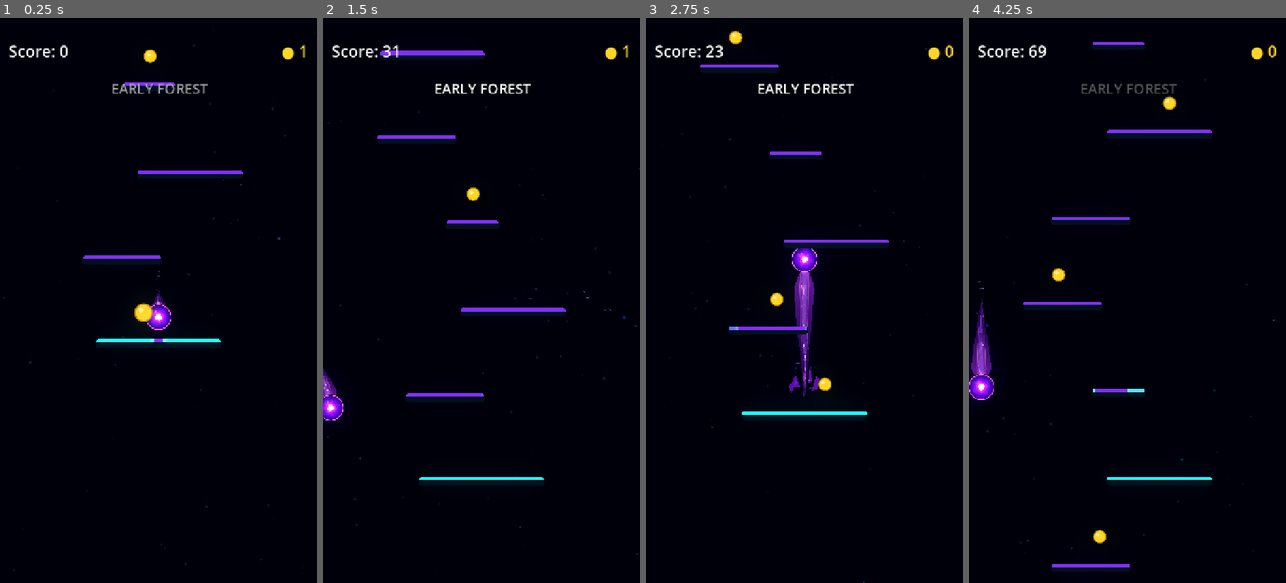
Above: before the commit, frames 1-4 (left to right).
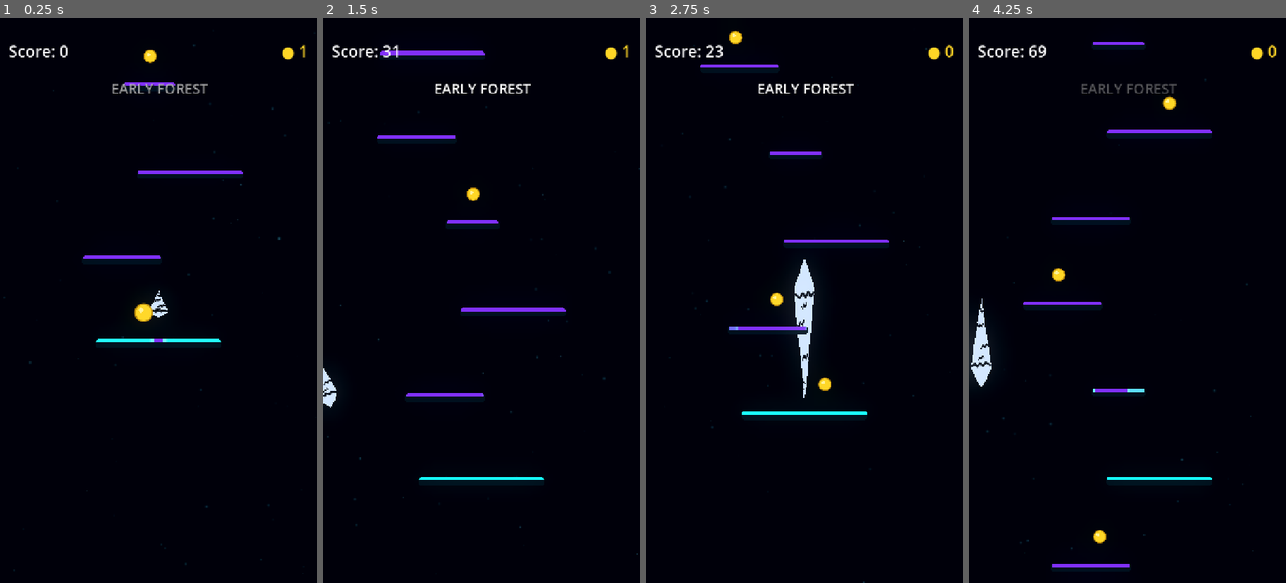
Above: after the commit, the same moments.

Repository: Kryodo/TowerJump
Game: Godot game, scene res://scenes/main.tscn
Same seed, same stepped clock (60 frames per second), same inputs: the game is played once before the commit and once after it.
Inputs (mouse positions are in pixels of both pictures, inside the frame that each line leads up to):
- Up to frame 1 (0.25 s): no input
- Up to frame 2 (1.5 s): move the mouse to (551, 272) at 0.52 s; hold Right (ui_right) 0.53-1.25 s; click (551, 272) at 0.67 s; drag from (418, 328) to (471, 193) at 1.27 s
- Up to frame 3 (2.75 s): click "Nochmal spielen" at 2 s
- Up to frame 4 (4.25 s): move the mouse to (1159, 176) at 2.77 s; hold Right (ui_right) 2.78-3.5 s; drag from (1111, 413) to (1057, 215) at 3.52 s

The runs differ from the first frame. In frame 1, 0.3% of the frame differs, in the area x 46-55%, y 44-56%; in frame 2, 0.4%; in frame 3, 1.2%, in the area x 45-55%, y 40-68%; in frame 4, 0.9%.

Commit message:
Isolate aura alpha-cutout diagnostic test

Diff:
--- a/scenes/ball.tscn
+++ b/scenes/ball.tscn
@@ -183,6 +183,7 @@
 z_index = -1
 script = ExtResource("2_4dx81")
 visual_palette = 1
+aura_mask_diagnostic_mode = true
 
 [node name="UnifiedCometShape" type="Polygon2D" parent="TrailVisual" unique_id=1770062203]
 material = SubResource("ShaderMaterial_unified_comet")
--- a/scenes/ball_trail_energy.gdshader
+++ b/scenes/ball_trail_energy.gdshader
@@ -4,11 +4,107 @@
 uniform float energy_strength : hint_range(0.0, 3.0) = 1.35;
 uniform float filament_strength : hint_range(0.0, 4.0) = 1.7;
 uniform int palette_mode = 0;
-uniform float shedding_amount = 1.0;
-
-float hash_cell(vec2 p) {
-	return fract(sin(dot(p, vec2(127.1, 311.7))) * 43758.5453123);
-}
+uniform float trail_progress_start = 0.0;
+uniform float trail_progress_scale = 1.0;
+uniform float crack_along_scale = 1.0;
+uniform float crack_width_scale = 1.0;
+
+float crack_segment_distance(vec2 uv, vec2 start_uv, vec2 end_uv) {
+	float scale = max(crack_along_scale, 1.0);
+	vec2 p = vec2(uv.x * scale, uv.y);
+	vec2 a = vec2(start_uv.x * scale, start_uv.y);
+	vec2 b = vec2(end_uv.x * scale, end_uv.y);
+	vec2 pa = p - a;
+	vec2 ba = b - a;
+	float h = clamp(dot(pa, ba) / max(dot(ba, ba), 0.000001), 0.0, 1.0);
+	return length(pa - ba * h);
+}
+
+float crack_keep(vec2 uv) {
+	// One long, broad, heavily angled fracture reaching almost edge-to-edge.
+	float long_crack = min(
+		min(
+			min(
+				crack_segment_distance(uv, vec2(0.220, 0.025), vec2(0.247, 0.160)),
+				crack_segment_distance(uv, vec2(0.247, 0.160), vec2(0.216, 0.300))
+			),
+			min(
+				crack_segment_distance(uv, vec2(0.216, 0.300), vec2(0.253, 0.435)),
+				crack_segment_distance(uv, vec2(0.253, 0.435), vec2(0.226, 0.580))
+			)
+		),
+		min(
+			crack_segment_distance(uv, vec2(0.226, 0.580), vec2(0.258, 0.735)),
+			crack_segment_distance(uv, vec2(0.258, 0.735), vec2(0.236, 0.945))
+		)
+	);
+	float cut_long = 1.0 - smoothstep(0.020 * crack_width_scale, 0.043 * crack_width_scale, long_crack);
+
+	// A separate hooked split starts well inside the trail and runs out to one edge.
+	float side_crack = min(
+		min(
+			crack_segment_distance(uv, vec2(0.408, 0.505), vec2(0.440, 0.625)),
+			crack_segment_distance(uv, vec2(0.440, 0.625), vec2(0.416, 0.750))
+		),
+		min(
+			crack_segment_distance(uv, vec2(0.416, 0.750), vec2(0.453, 0.865)),
+			crack_segment_distance(uv, vec2(0.453, 0.865), vec2(0.434, 0.985))
+		)
+	);
+	float cut_side = 1.0 - smoothstep(0.014 * crack_width_scale, 0.032 * crack_width_scale, side_crack);
+
+	// This one starts at the opposite edge and travels through most of the body.
+	float cross_crack = min(
+		min(
+			min(
+				crack_segment_distance(uv, vec2(0.664, 0.025), vec2(0.632, 0.155)),
+				crack_segment_distance(uv, vec2(0.632, 0.155), vec2(0.666, 0.285))
+			),
+			min(
+				crack_segment_distance(uv, vec2(0.666, 0.285), vec2(0.636, 0.400)),
+				crack_segment_distance(uv, vec2(0.636, 0.400), vec2(0.660, 0.525))
+			)
+		),
+		min(
+			crack_segment_distance(uv, vec2(0.660, 0.525), vec2(0.640, 0.635)),
+			crack_segment_distance(uv, vec2(0.640, 0.635), vec2(0.671, 0.755))
+		)
+	);
+	float cut_cross = 1.0 - smoothstep(0.017 * crack_width_scale, 0.037 * crack_width_scale, cross_crack);
+
+	// Shorter, narrower, irregular fracture near the lower body.
+	float lower_crack = min(
+		min(
+			crack_segment_distance(uv, vec2(0.827, 0.265), vec2(0.800, 0.395)),
+			crack_segment_distance(uv, vec2(0.800, 0.395), vec2(0.836, 0.520))
+		),
+		min(
+			crack_segment_distance(uv, vec2(0.836, 0.520), vec2(0.793, 0.665)),
+			min(
+				crack_segment_distance(uv, vec2(0.793, 0.665), vec2(0.822, 0.795)),
+				crack_segment_distance(uv, vec2(0.822, 0.795), vec2(0.798, 0.935))
+			)
+		)
+	);
+	float cut_lower = 1.0 - smoothstep(0.013 * crack_width_scale, 0.029 * crack_width_scale, lower_crack);
+
+	// A small branching spur makes the pattern feel fractured, not repeated.
+	float branch_crack = min(
+		min(
+			crack_segment_distance(uv, vec2(0.286, 0.365), vec2(0.318, 0.430)),
+			crack_segment_distance(uv, vec2(0.318, 0.430), vec2(0.297, 0.505))
+		),
+		min(
+			crack_segment_distance(uv, vec2(0.297, 0.505), vec2(0.330, 0.568)),
+			crack_segment_distance(uv, vec2(0.330, 0.568), vec2(0.315, 0.632))
+		)
+	);
+	float cut_branch = 1.0 - smoothstep(0.010 * crack_width_scale, 0.023 * crack_width_scale, branch_crack);
+
+	float cut = max(max(cut_long, cut_side), max(max(cut_cross, cut_lower), cut_branch));
+	return 1.0 - cut;
+}
+
 
 
 
@@ -70,51 +166,10 @@
 }
 
 
-// Match the unified skin's stable shard cells so the energy breaks in the
-// same places as the translucent body instead of shining through its gaps.
-float shedding_pattern(vec2 uv)
-{
-	vec2 p = vec2(uv.x * 10.5, uv.y * 3.0);
-	vec2 base_cell = floor(p);
-	vec2 local_pos = fract(p);
-	float nearest_distance = 10.0;
-	float second_distance = 10.0;
-	vec2 nearest_cell = base_cell;
-
-	for (int y = -1; y <= 1; y++) {
-		for (int x = -1; x <= 1; x++) {
-			vec2 neighbor = vec2(float(x), float(y));
-			vec2 cell_id = base_cell + neighbor;
-			vec2 jitter = vec2(
-				hash_cell(cell_id + vec2(2.71, 8.13)),
-				hash_cell(cell_id + vec2(17.23, 4.21))
-			);
-			vec2 site = neighbor + vec2(0.20) + jitter * 0.60;
-			float site_distance = length(local_pos - site);
-			if (site_distance < nearest_distance) {
-				second_distance = nearest_distance;
-				nearest_distance = site_distance;
-				nearest_cell = cell_id;
-			} else if (site_distance < second_distance) {
-				second_distance = site_distance;
-			}
-		}
-	}
-
-	float border_distance = max(second_distance - nearest_distance, 0.0);
-	float shard_interior = smoothstep(0.018, 0.072, border_distance);
-	float shard_kept = 1.0 - smoothstep(
-		0.40,
-		0.70,
-		hash_cell(nearest_cell + vec2(7.7, 19.3))
-	);
-	return shard_interior * shard_kept;
-}
-
-
 void fragment()
 {
 	vec2 uv = UV;
+	uv.x = clamp(trail_progress_start + uv.x * trail_progress_scale, 0.0, 1.0);
 
 	float time = TIME * flow_speed;
 
@@ -241,11 +296,6 @@
 		0.78 + 0.22 * sin(uv.x * 25.0 - time * 1.7 + sin(uv.x * 8.0 + time * 0.4));
 	float edge_strength = edge_ridge * edge_waver * trail_fade;
 	energy = max(energy, edge_strength * 0.42);
-
-	// Break the inner energy in the same stable cells as the translucent skin.
-	// The near-orb channel stays whole; more pieces are missing farther back.
-	float fracture_progress = smoothstep(0.36, 0.78, uv.x) * shedding_amount;
-	energy *= mix(1.0, shedding_pattern(uv), fracture_progress);
 
 
 	// Palette-matched energy stream: saturated blue or rich violet.
@@ -277,8 +327,9 @@
 	// Additive HDR accents stay subtle at rest but connect to the orb's bright rim.
 	final_color += edge_color * edge_strength * 0.43;
 
+	float crack_visibility = crack_keep(UV);
 	COLOR = vec4(
 		final_color,
-		energy
-	);
-}
+		energy * crack_visibility
+	);
+}
--- a/scenes/trail_aura_shedding.gdshader
+++ b/scenes/trail_aura_shedding.gdshader
@@ -1,55 +1,116 @@
 shader_type canvas_item;
 
-uniform float shedding_amount = 1.0;
+uniform float crack_along_scale = 1.0;
+uniform float crack_width_scale = 1.8;
+uniform bool diagnostic_mode = false;
 
-float hash_cell(vec2 p) {
-	return fract(sin(dot(p, vec2(127.1, 311.7))) * 43758.5453123);
+float crack_segment_distance(vec2 uv, vec2 start_uv, vec2 end_uv) {
+	float scale = max(crack_along_scale, 1.0);
+	vec2 p = vec2(uv.x * scale, uv.y);
+	vec2 a = vec2(start_uv.x * scale, start_uv.y);
+	vec2 b = vec2(end_uv.x * scale, end_uv.y);
+	vec2 pa = p - a;
+	vec2 ba = b - a;
+	float h = clamp(dot(pa, ba) / max(dot(ba, ba), 0.000001), 0.0, 1.0);
+	return length(pa - ba * h);
 }
 
-// Shared stable fracture pattern: the aura opens at the same irregular cells
-// as the unified skin and energy stream instead of painting over their gaps.
-float shedding_pattern(vec2 uv) {
-	vec2 p = vec2(uv.x * 10.5, uv.y * 3.0);
-	vec2 base_cell = floor(p);
-	vec2 local_pos = fract(p);
-	float nearest_distance = 10.0;
-	float second_distance = 10.0;
-	vec2 nearest_cell = base_cell;
+float crack_keep(vec2 uv) {
+	// One long, broad, heavily angled fracture reaching almost edge-to-edge.
+	float long_crack = min(
+		min(
+			min(
+				crack_segment_distance(uv, vec2(0.220, 0.025), vec2(0.247, 0.160)),
+				crack_segment_distance(uv, vec2(0.247, 0.160), vec2(0.216, 0.300))
+			),
+			min(
+				crack_segment_distance(uv, vec2(0.216, 0.300), vec2(0.253, 0.435)),
+				crack_segment_distance(uv, vec2(0.253, 0.435), vec2(0.226, 0.580))
+			)
+		),
+		min(
+			crack_segment_distance(uv, vec2(0.226, 0.580), vec2(0.258, 0.735)),
+			crack_segment_distance(uv, vec2(0.258, 0.735), vec2(0.236, 0.945))
+		)
+	);
+	float cut_long = 1.0 - smoothstep(0.020 * crack_width_scale, 0.043 * crack_width_scale, long_crack);
 
-	for (int y = -1; y <= 1; y++) {
-		for (int x = -1; x <= 1; x++) {
-			vec2 neighbor = vec2(float(x), float(y));
-			vec2 cell_id = base_cell + neighbor;
-			vec2 jitter = vec2(
-				hash_cell(cell_id + vec2(2.71, 8.13)),
-				hash_cell(cell_id + vec2(17.23, 4.21))
-			);
-			vec2 site = neighbor + vec2(0.20) + jitter * 0.60;
-			float site_distance = length(local_pos - site);
-			if (site_distance < nearest_distance) {
-				second_distance = nearest_distance;
-				nearest_distance = site_distance;
-				nearest_cell = cell_id;
-			} else if (site_distance < second_distance) {
-				second_distance = site_distance;
-			}
-		}
-	}
+	// A separate hooked split starts well inside the trail and runs out to one edge.
+	float side_crack = min(
+		min(
+			crack_segment_distance(uv, vec2(0.408, 0.505), vec2(0.440, 0.625)),
+			crack_segment_distance(uv, vec2(0.440, 0.625), vec2(0.416, 0.750))
+		),
+		min(
+			crack_segment_distance(uv, vec2(0.416, 0.750), vec2(0.453, 0.865)),
+			crack_segment_distance(uv, vec2(0.453, 0.865), vec2(0.434, 0.985))
+		)
+	);
+	float cut_side = 1.0 - smoothstep(0.014 * crack_width_scale, 0.032 * crack_width_scale, side_crack);
 
-	float border_distance = max(second_distance - nearest_distance, 0.0);
-	float shard_interior = smoothstep(0.018, 0.072, border_distance);
-	float shard_kept = 1.0 - smoothstep(
-		0.40,
-		0.70,
-		hash_cell(nearest_cell + vec2(7.7, 19.3))
+	// This one starts at the opposite edge and travels through most of the body.
+	float cross_crack = min(
+		min(
+			min(
+				crack_segment_distance(uv, vec2(0.664, 0.025), vec2(0.632, 0.155)),
+				crack_segment_distance(uv, vec2(0.632, 0.155), vec2(0.666, 0.285))
+			),
+			min(
+				crack_segment_distance(uv, vec2(0.666, 0.285), vec2(0.636, 0.400)),
+				crack_segment_distance(uv, vec2(0.636, 0.400), vec2(0.660, 0.525))
+			)
+		),
+		min(
+			crack_segment_distance(uv, vec2(0.660, 0.525), vec2(0.640, 0.635)),
+			crack_segment_distance(uv, vec2(0.640, 0.635), vec2(0.671, 0.755))
+		)
 	);
-	return shard_interior * shard_kept;
+	float cut_cross = 1.0 - smoothstep(0.017 * crack_width_scale, 0.037 * crack_width_scale, cross_crack);
+
+	// Shorter, narrower, irregular fracture near the lower body.
+	float lower_crack = min(
+		min(
+			crack_segment_distance(uv, vec2(0.827, 0.265), vec2(0.800, 0.395)),
+			crack_segment_distance(uv, vec2(0.800, 0.395), vec2(0.836, 0.520))
+		),
+		min(
+			crack_segment_distance(uv, vec2(0.836, 0.520), vec2(0.793, 0.665)),
+			min(
+				crack_segment_distance(uv, vec2(0.793, 0.665), vec2(0.822, 0.795)),
+				crack_segment_distance(uv, vec2(0.822, 0.795), vec2(0.798, 0.935))
+			)
+		)
+	);
+	float cut_lower = 1.0 - smoothstep(0.013 * crack_width_scale, 0.029 * crack_width_scale, lower_crack);
+
+	// A small branching spur makes the pattern feel fractured, not repeated.
+	float branch_crack = min(
+		min(
+			crack_segment_distance(uv, vec2(0.286, 0.365), vec2(0.318, 0.430)),
+			crack_segment_distance(uv, vec2(0.318, 0.430), vec2(0.297, 0.505))
+		),
+		min(
+			crack_segment_distance(uv, vec2(0.297, 0.505), vec2(0.330, 0.568)),
+			crack_segment_distance(uv, vec2(0.330, 0.568), vec2(0.315, 0.632))
+		)
+	);
+	float cut_branch = 1.0 - smoothstep(0.010 * crack_width_scale, 0.023 * crack_width_scale, branch_crack);
+
+	float cut = max(max(cut_long, cut_side), max(max(cut_cross, cut_lower), cut_branch));
+	return 1.0 - cut;
 }
 
+
 void fragment() {
-	vec4 aura_color = COLOR;
-	float along = clamp(UV.x, 0.0, 1.0);
-	float fracture_progress = smoothstep(0.36, 0.78, along) * shedding_amount;
-	float fracture_mask = mix(1.0, shedding_pattern(UV), fracture_progress);
-	COLOR = vec4(aura_color.rgb, aura_color.a * fracture_mask);
+	float surface_keep = crack_keep(UV);
+
+	if (diagnostic_mode) {
+		// Constant, near-opaque color makes true alpha holes easy to distinguish
+		// from the normal gradient and prevents the other layers hiding them.
+		COLOR = vec4(vec3(0.82, 0.90, 1.0), surface_keep);
+	} else {
+		vec4 aura = COLOR;
+		aura.a *= surface_keep;
+		COLOR = aura;
+	}
 }
--- a/scripts/ball_trail.gd
+++ b/scripts/ball_trail.gd
@@ -23,6 +23,7 @@
 
 @export_category("Comet Shedding")
 @export var shedding_enabled: bool = true
+@export var aura_mask_diagnostic_mode: bool = false
 
 @onready var _energy_line: Line2D = $EnergyLine
 @onready var _trail_aura: Line2D = $TrailAura
@@ -75,10 +76,26 @@
 			_particle_emitters.append(emitter)
 
 	_apply_visual_palette()
+	if aura_mask_diagnostic_mode:
+		_apply_aura_mask_diagnostic_visibility()
 	_initialize_aura_fragment_material()
 	call_deferred("_connect_landing_feedback")
 	_update_trail_lines()
 	_update_rim_breath()
+
+
+func _apply_aura_mask_diagnostic_visibility() -> void:
+	# This temporary test deliberately renders only TrailAura. Keep geometry
+	# intact, but hide layers that could fill or obscure the mask's alpha holes.
+	if _unified_shape != null:
+		_unified_shape.visible = false
+	_energy_line.visible = false
+	if _unified_contour != null:
+		_unified_contour.visible = false
+	if _ball_visual != null:
+		_ball_visual.visible = false
+	for emitter in _particle_emitters:
+		emitter.visible = false
 
 
 func _initialize_aura_fragment_material() -> void:
@@ -322,23 +339,34 @@
 		_energy_line.add_point(_energy_line.to_local(energy_point))
 		_trail_aura.add_point(_trail_aura.to_local(aura_point))
 
-
-
-func _update_fracture_shader_parameters() -> void:
-	# All visible trail layers share one stable shader mask. This prevents the
-	# energy stream or aura from filling transparent fractures in the body.
+	var energy_material := _energy_line.material as ShaderMaterial
+	if energy_material != null:
+		energy_material.set_shader_parameter("trail_progress_start", 0.0)
+		energy_material.set_shader_parameter("trail_progress_scale", 1.0)
+
+
+
+func _update_fracture_shader_parameters(total_distance: float) -> void:
+	# Keep the unified body shader's existing mask controls separate from the
+	# test's hand-shaped aura mask and the pre-31cc energy mask.
 	var shedding_strength: float = 1.0 if shedding_enabled else 0.0
 	var body_material := _unified_shape.material as ShaderMaterial
-	var aura_material := _trail_aura.material as ShaderMaterial
-	var energy_material := _energy_line.material as ShaderMaterial
 	if body_material != null:
 		body_material.set_shader_parameter("shedding_amount", shedding_strength)
-	if aura_material != null:
-		aura_material.set_shader_parameter("shedding_amount", shedding_strength)
-	if energy_material != null:
-		energy_material.set_shader_parameter("shedding_amount", shedding_strength)
 	if _surface_fragment_material != null:
 		_surface_fragment_material.set_shader_parameter("shedding_amount", shedding_strength)
+
+	var along_scale: float = maxf(total_distance / maxf(_trail_aura.width, 1.0), 1.0)
+	var aura_material := _trail_aura.material as ShaderMaterial
+	if aura_material != null:
+		aura_material.set_shader_parameter("crack_along_scale", along_scale)
+		aura_material.set_shader_parameter("crack_width_scale", 1.80)
+		aura_material.set_shader_parameter("diagnostic_mode", aura_mask_diagnostic_mode)
+
+	var energy_material := _energy_line.material as ShaderMaterial
+	if energy_material != null:
+		energy_material.set_shader_parameter("crack_along_scale", along_scale)
+		energy_material.set_shader_parameter("crack_width_scale", 0.90)
 
 func _get_animated_trail_point(index: int, apply_head_offset: bool = true) -> Vector2:
 	var point: Vector2 = _points[index]
@@ -438,7 +466,7 @@
 	_latest_trail_half_widths = half_widths.duplicate()
 	_latest_trail_total_distance = total_distance
 
-	_update_fracture_shader_parameters()
+	_update_fracture_shader_parameters(total_distance)
 
 	var polygon_points := PackedVector2Array()
 	var polygon_uvs := PackedVector2Array()
@@ -521,7 +549,7 @@
 
 
 func _on_landing_confirmed(event: LandingEvent) -> void:
-	if not shedding_enabled or event == null:
+	if aura_mask_diagnostic_mode or not shedding_enabled or event == null:
 		return
 
 	var ball := get_parent() as CharacterBody2D
